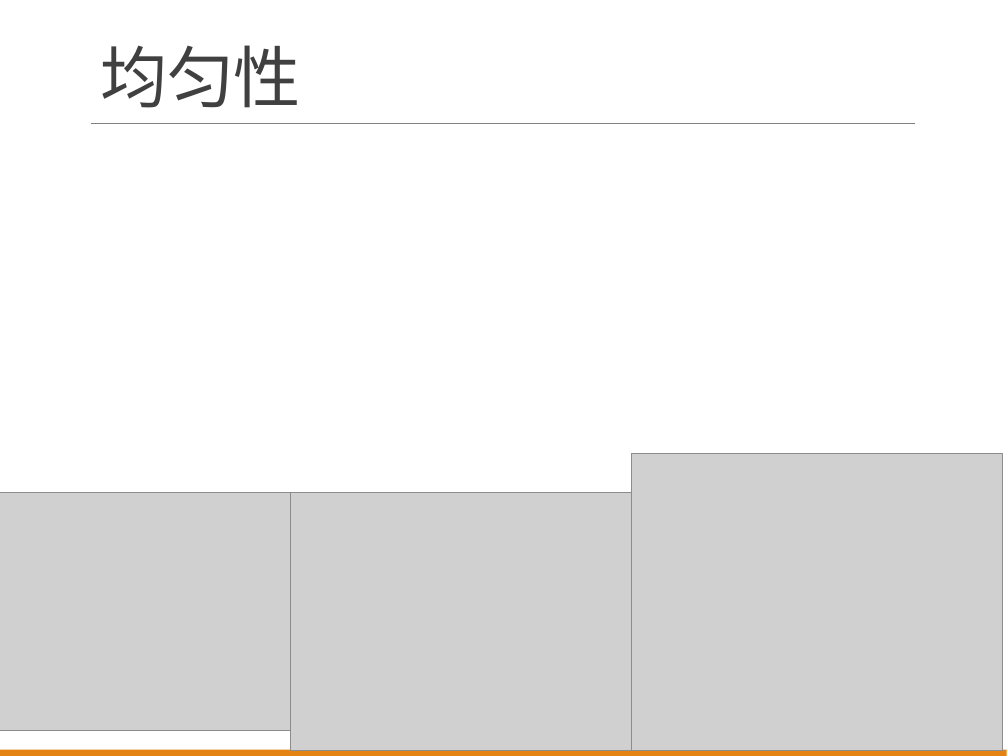
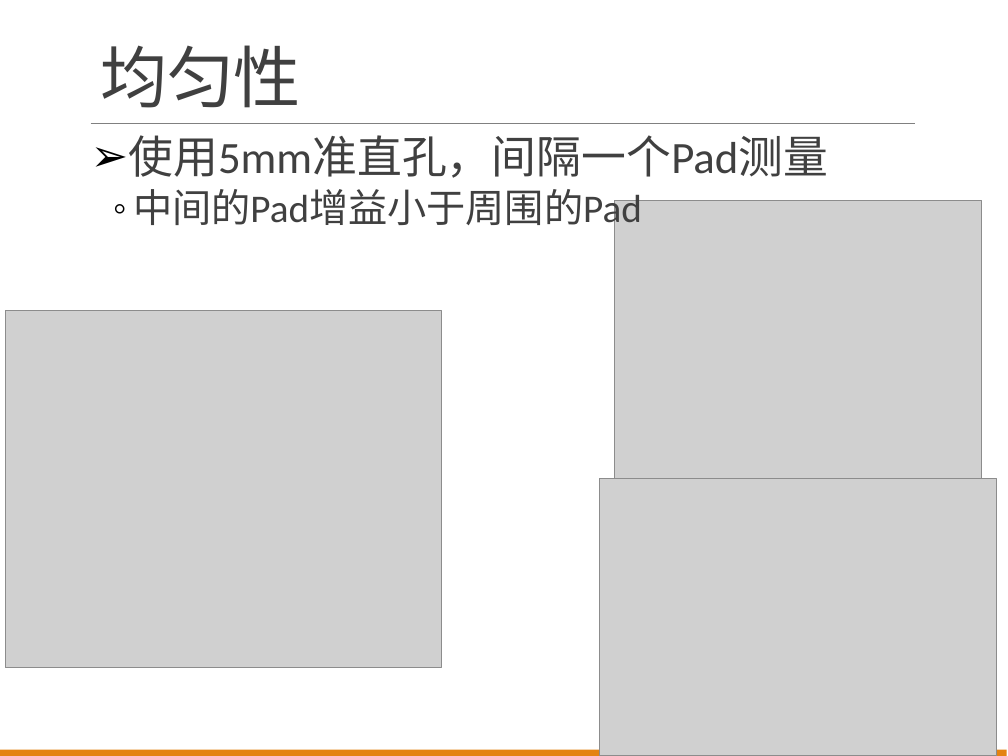
Before and after one commit to wyu0725/SDHCAL_DAQ, a slide deck: slide 2 of Slides/SDHCALReport20170705.pptx. Drawn at 1008x756 pixels with LibreOffice and Linux fonts; fonts in the diff are those of the drawing; grey boxes stand for pictures. Boxes give left, top, right and bottom in pixels: in the first picture for what was removed or moved away, otherwise in the second. Text is boxed around its words. In the diff, an @@ line names an element or a change of style, - is before the commit and + after.

```diff
--- a/Slides/SDHCALReport20170705.pptx
+++ b/Slides/SDHCALReport20170705.pptx
@@ text added at [128,135,828,233], 32 pt, text #404040 @@
+➢ 使用5mm准直孔，间隔一个Pad测量
+  ◦ 中间的Pad增益小于周围的Pad
@@ picture: place and size @@
-picture at [291,492,632,750]
+picture at [615,201,982,479]
@@ picture added at [5,310,442,667] @@
@@ picture: place and size @@
-picture at [0,492,338,730]
+picture at [600,478,997,756]
@@ picture removed at [631,454,1002,750] @@
```
Also in this commit, not shown: 1 other slide changed.
